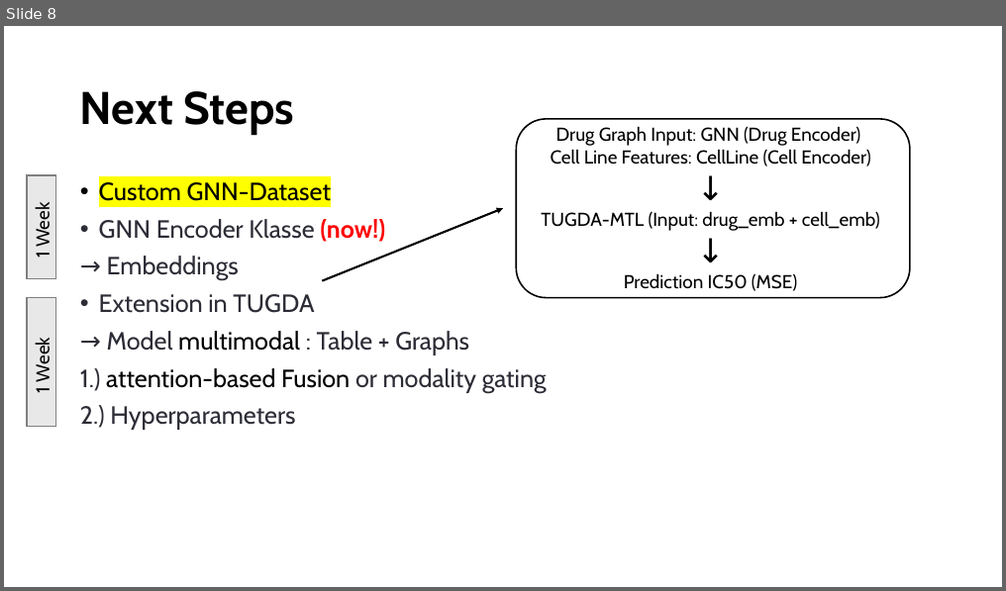
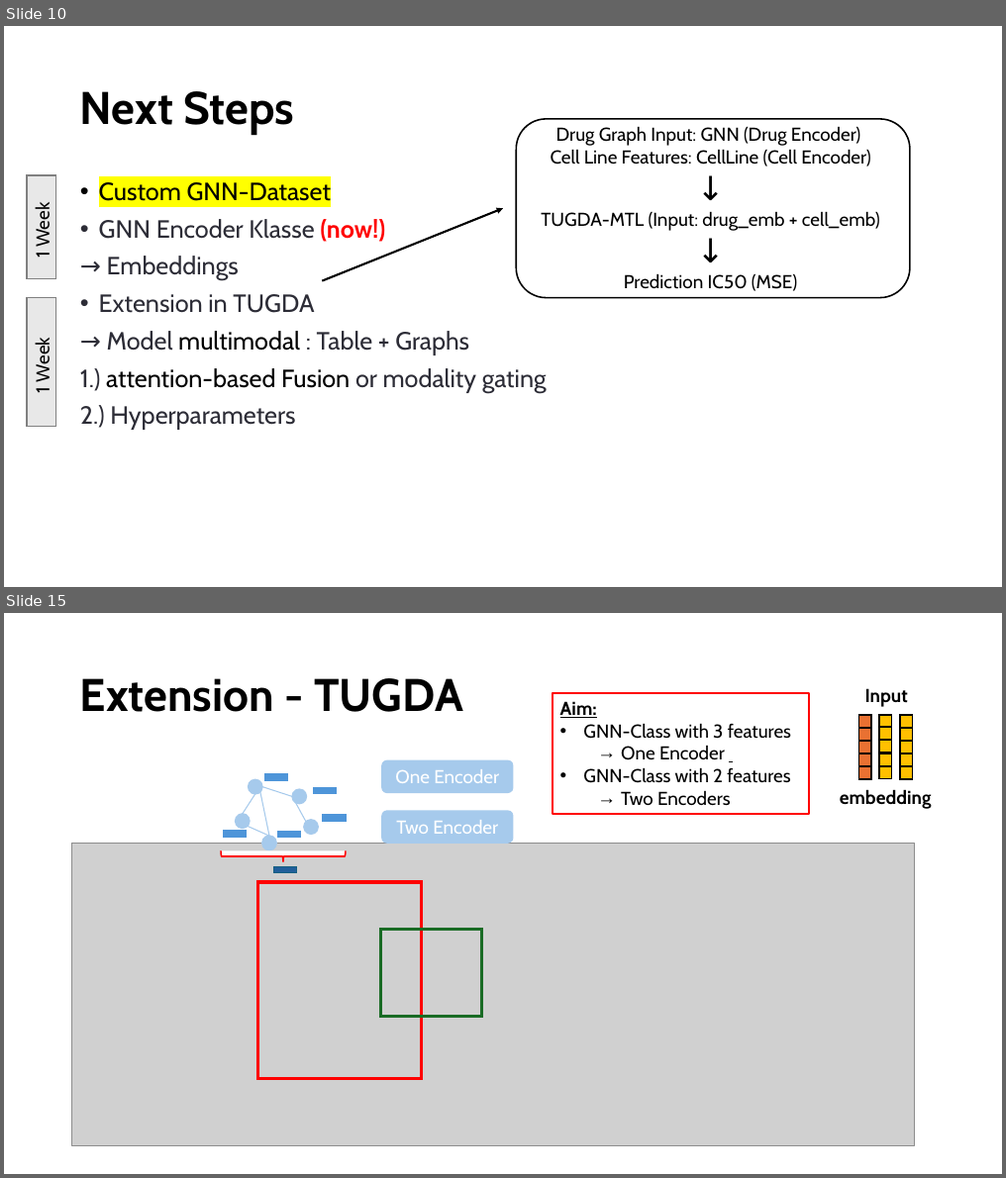
Before and after one commit to txm0324/Bachelor-Thesis, a slide deck: Overview_Network.pptx. Shown one above the other, each under a label of ours: slide 8 before the commit, slides 10 and 15 after it; the slides between them are not shown. The pictures are 1006x591 and 1006x1178 pixels, drawn with LibreOffice and Linux fonts; fonts in the diff are those of the drawing; grey boxes stand for pictures. Boxes give left, top, right and bottom in pixels: in the first picture for what was removed or moved away, otherwise in the second. Text is boxed around its words. In the diff, an @@ line names an element or a change of style, - is before the commit and + after.

```diff
--- a/Overview_Network.pptx
+++ b/Overview_Network.pptx
@@ slide 15 added at [4, 613, 1002, 1174], background #FFFFFF @@
@@ title added at [80, 678, 463, 712], 44 pt, text #000000, bold @@
+Extension - TUGDA
@@ rectangle added at [552, 693, 809, 814], outline #FF0000 2.25 pt, 18 pt, text #000000 @@
+Aim:
+• GNN-Class with 3 features
+  → One Encoder
+• GNN-Class with 2 features
+  → Two Encoders
@@ text added at [865, 688, 908, 707], 18 pt, text #000000, bold @@
+Input
@@ rounded rectangle added at [381, 761, 513, 793], fill #A6CAEC, 18 pt, text #FFFFFF @@
+One Encoder
@@ text added at [840, 789, 932, 809], 18 pt, text #000000, bold @@
+embedding
@@ group added at [859, 715, 871, 779]: 5 rectangles @@
@@ group added at [879, 715, 892, 779]: 5 rectangles @@
@@ group added at [900, 715, 913, 779]: 5 rectangles @@
@@ rounded rectangle added at [381, 811, 513, 844], fill #A6CAEC, 18 pt, text #FFFFFF @@
+Two Encoder
@@ picture added at [71, 843, 915, 1146] @@
@@ group added at [221, 774, 347, 872]: 6 rectangles, 5 ellipses, 5 lines, 1 left brace @@
@@ rectangle added at [258, 882, 422, 1078], outline #FF0000 3 pt @@
@@ rectangle added at [381, 929, 481, 1016], outline #196B24 3 pt @@
@@ what was slide 8 is now slide 10 @@
```
Also in this commit, not shown: 2 slides changed, 5 other slides added, 2 other files.
